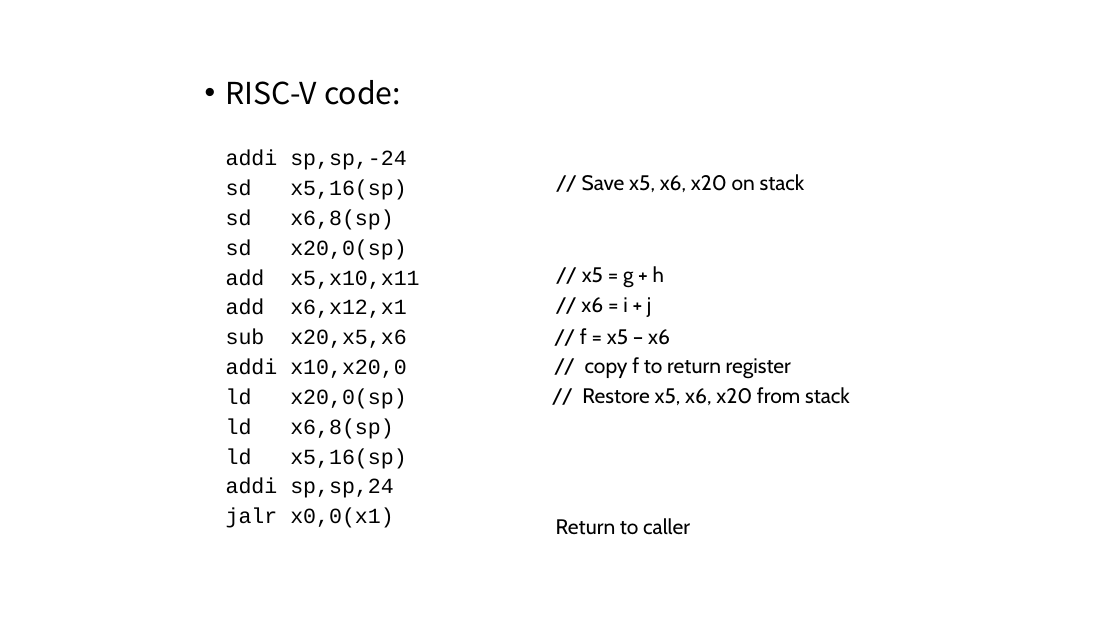
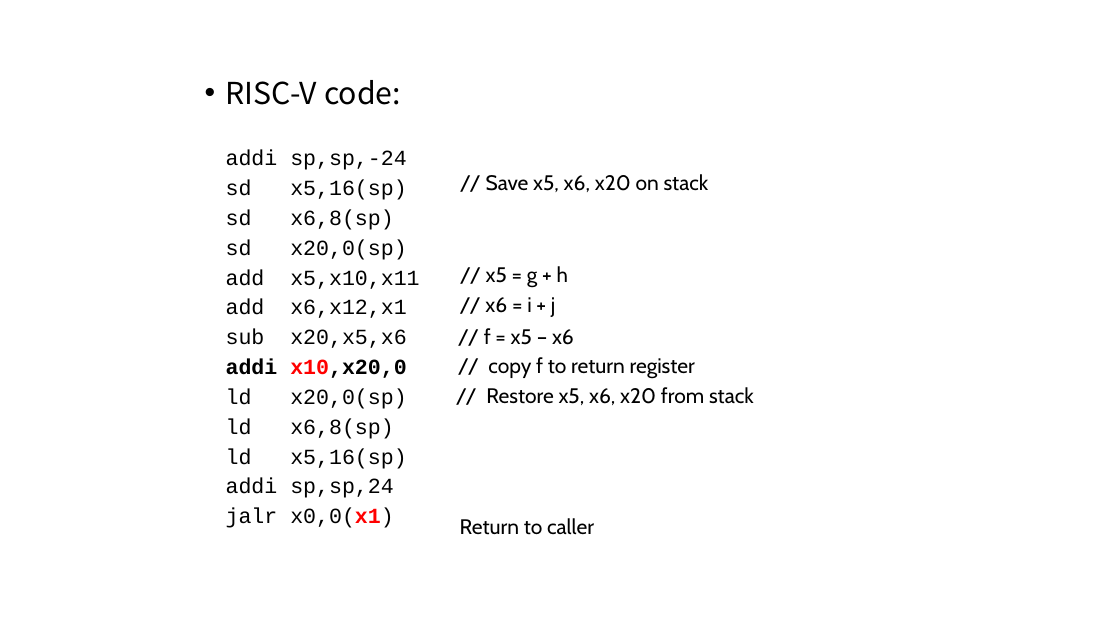
Before and after one commit to weichow23/zju_course, a slide deck: slide 25 of 计算机组成/复习ppt/[x] 2 指令.pptx. Drawn at 1120x630 pixels with LibreOffice and Linux fonts; fonts in the diff are those of the drawing. Boxes give left, top, right and bottom in pixels: in the first picture for what was removed or moved away, otherwise in the second. Text is boxed around its words. In the diff, an @@ line names an element or a change of style, - is before the commit and + after.

```diff
--- a/计算机组成/复习ppt/[x] 2 指令.pptx
+++ b/计算机组成/复习ppt/[x] 2 指令.pptx
@@ 7 texts: place and size @@
-7 texts at box(556, 174, 850, 535)
+7 texts at box(460, 174, 754, 535)
@@ text at box(226, 359, 406, 528): text colour #000000 to #FF0000 in "x10,x20,0", "x0,0(x1)"; bold on in "addi x10,x20,0", "x0,0(x1)" @@
```
Also in this commit, not shown: 10 other slides changed, 5 slides removed, 9 other files.
